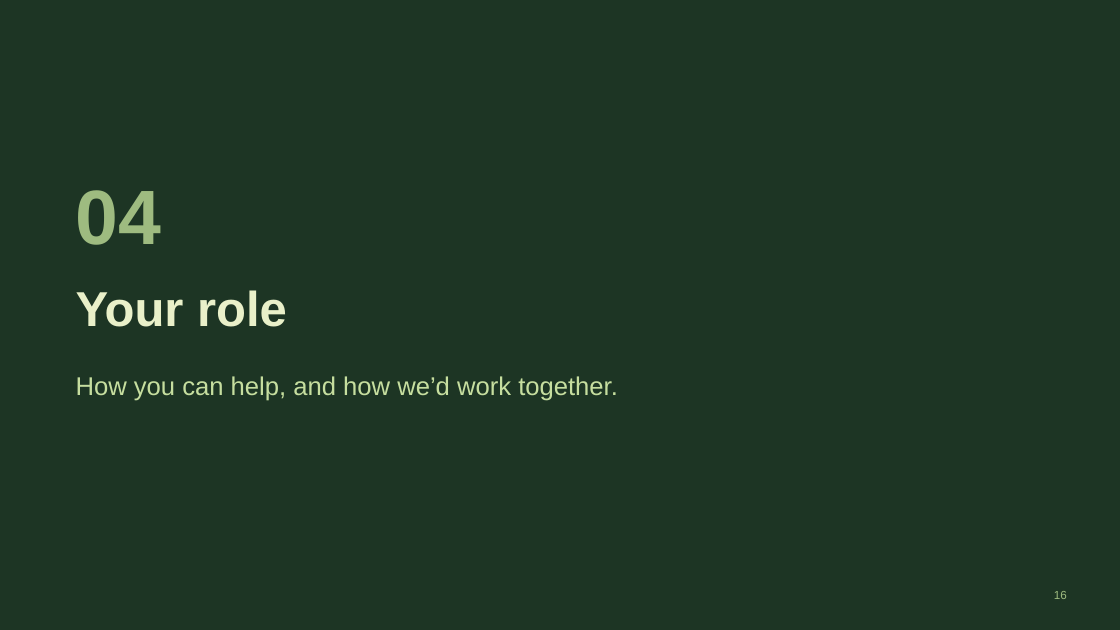
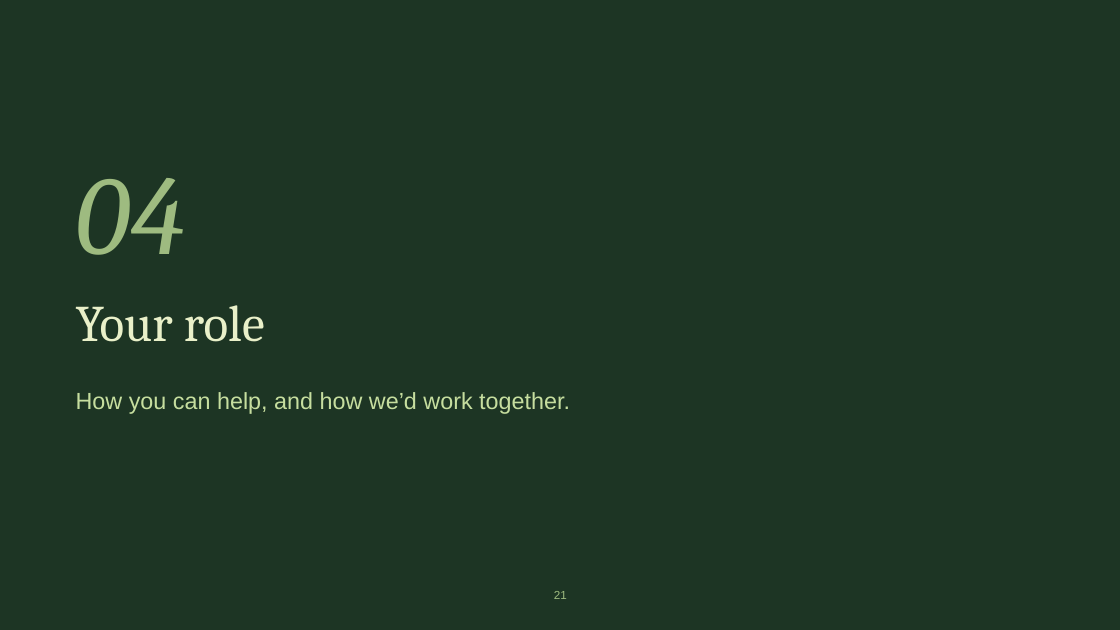
Before and after one commit to extolaffiliates/sales, a slide deck: slide 21 of decks/david-samuel/Extol-x-David-Samuel-Advisory-Briefing.pptx (slide 16 before the commit). Drawn at 1120x630 pixels with LibreOffice and Linux fonts; fonts in the diff are those of the drawing. Boxes give left, top, right and bottom in pixels: in the first picture for what was removed or moved away, otherwise in the second. Text is boxed around its words. In the diff, an @@ line names an element or a change of style, - is before the commit and + after.

```diff
--- a/decks/david-samuel/Extol-x-David-Samuel-Advisory-Briefing.pptx
+++ b/decks/david-samuel/Extol-x-David-Samuel-Advisory-Briefing.pptx
@@ text "04": place and size @@
-text "04" at [76,190,162,245]
+text "04" at [76,178,186,255]
@@ text "04" at [76,178,186,255]: size 66 to 96 pt, font Arial to Cambria, bold off, italic on; more space between paragraphs @@
@@ title "Your role": place and size @@
-title "Your role" at [76,290,287,327]
+title "Your role" at [76,305,265,342]
@@ title "Your role" at [76,305,265,342]: size 42 to 44 pt, font Arial to Cambria, bold off @@
@@ text "How you can help, and ...": place and size @@
-text "How you can help, and ..." at [76,376,618,401]
+text "How you can help, and ..." at [76,392,570,414]
@@ text "How you can help, and ..." at [76,392,570,414]: size 22 to 20 pt @@
@@ page number added at [554,591,567,599], 10 pt, text #9EBB80 @@
+21
@@ page number removed at [1054,591,1067,599] @@
-16
```
Also in this commit, not shown: 18 other slides changed, 7 slides added, 2 slides removed, 1 other file.
